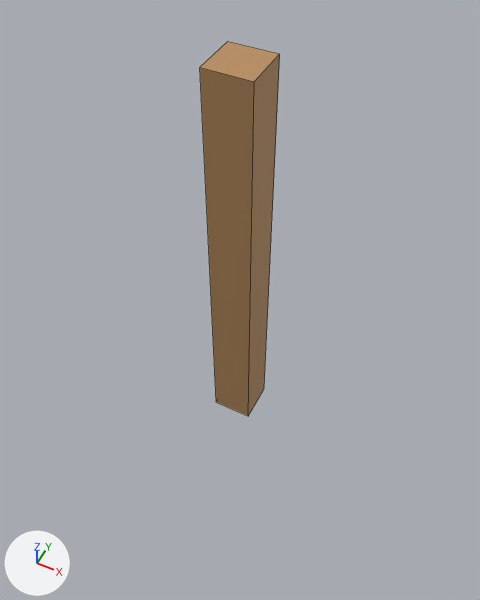
An edit to the FBX model procedural-map-generation-project/Assets/Resouce/3D/SandBlock.fbx, drawn before and after from the same camera.
Camera for both pictures: a 50 mm lens placed at (4.65, -9.33, 15.64), pointed at (-0.89, 1.77, 1.77). Arrows for +X, +Y and +Z are at lower left; the lights stay in place. The older version comes first. Mesh edges are drawn as thin lines. Where no turn or scale is listed for an object, it has been applied to the vertices.

Objects in the first picture: 'SandBlock'.
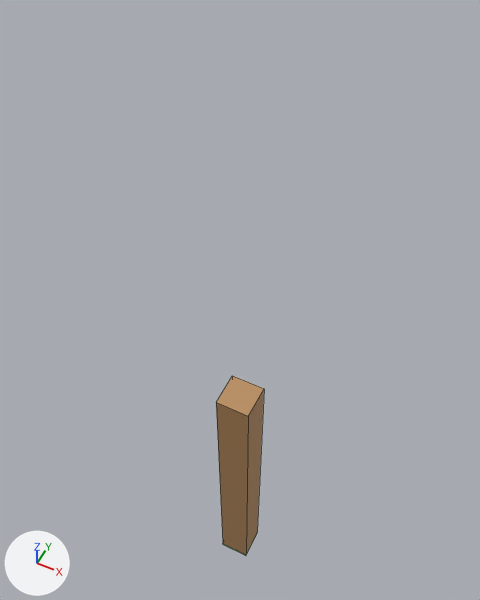
Diff of the bpy script that builds the scene:
```diff
--- a/procedural-map-generation-project/Assets/Resouce/3D/SandBlock.fbx.py
+++ b/procedural-map-generation-project/Assets/Resouce/3D/SandBlock.fbx.py
@@ mat_grass @@
+mat_grass = principled_material('Grass')
+mat_grass.base_color = (0.242, 0.508, 0.0732)  # green #87bd4c
@@ me_cube_017 @@
 # used by ob_sandblock; location = (0.0, 0.0, 0.0)
-me_cube_017.from_pydata(...)  # 8 vertices, 5 faces; spans x -0.5..0.5, y -0.5..0.5, z 0.0..10.0
+me_cube_017.from_pydata(...)  # 12 vertices, 9 faces; spans x -0.5..0.5, y -0.5..0.5, z -10.0..0.0
+# me_cube_017 part 1
+# 4 vertices are removed from x -0.5..0.5, y -0.5..0.5, z 10.0
+# 5 faces are deleted
+# 8 vertices are added at x -0.5..0.5, y -0.5..0.5, z -10.0..-9.9
+# 5 new faces join them, mat_sand (orange #ba8e5f)
+# 4 new faces join them, mat_grass (green #87bd4c)
 me_cube_017.materials.append(mat_sand)
+me_cube_017.materials.append(mat_grass)  # green #87bd4c
```

Changed parts and their boxes [x1, y1, x2, y2] in the pictures (480 x 600 px):
'SandBlock', reshaped (40% narrower, 52% shorter)
    before: [200, 41, 280, 416]
    after: [216, 376, 264, 556]
